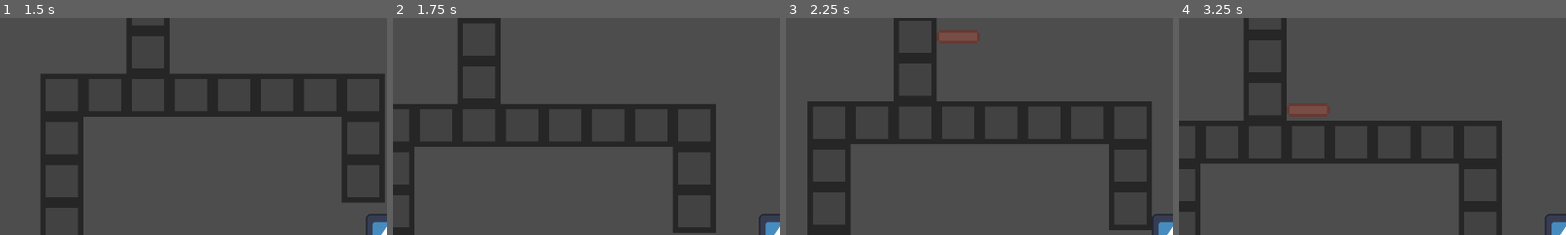
Above: before the commit, frames 1-4 (left to right).
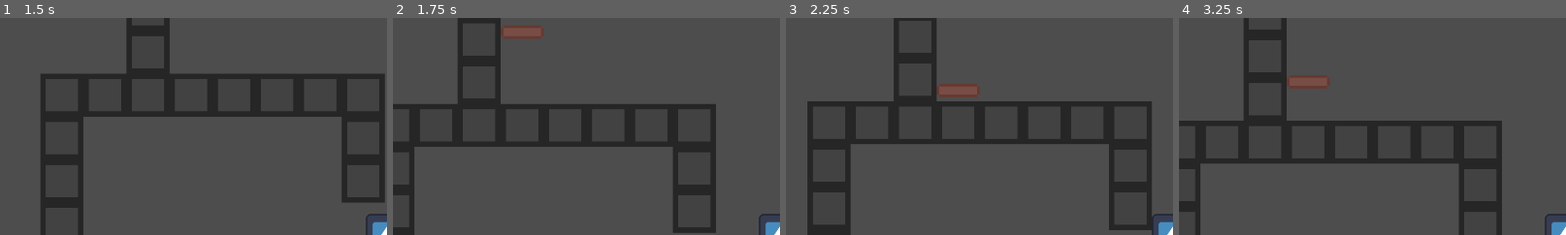
Above: after the commit, the same moments.

Repository: wespd/gmtkgamejam
Game: Godot game, scene res://scenes/game.tscn
The game is run twice, just before and just after one commit, with the same random seed, the same clock (stepped at 60 frames per second) and the same inputs. The engine's default icon, where the game draws it, is replaced by a stand-in: a white triangle on a blue panel in a dark square.
Inputs:
- Up to frame 1 (1.5 s): tap Enter at 0.5 s; hold Shift (dash) 0.53-1.28 s; hold D (move_right) from 0.53 s (still down); tap Space (jump) at 0.77, 0.8, 1.07, 1.35 s
- Up to frame 2 (1.75 s): keep holding D (move_right); tap Space (jump) at 1.52 s; tap Shift (dash) at 1.55 s
- Up to frame 3 (2.25 s): tap Space (jump) at 1.82 s; release D (move_right) at 2.03 s; hold A (move_left) from 2.03 s (still down); hold Shift (dash) from 2.03 s (still down)
- Up to frame 4 (3.25 s): tap Space (jump) at 2.3, 3.02 s; release A (move_left) at 2.78 s; release Shift (dash) at 2.78 s; hold D (move_right) from 2.78 s (still down); tap Shift (dash) at 2.85 s
The pictures show only the part of the screen within x 0-50%, y 0-50%; the shares and areas given below are measured in that part.

Frame 1 is identical in both runs. In frame 2, 0.6% of the frame differs, in the area x 27-39%, y 3-10%; in frame 3, 1.3%; in frame 4, 1.3%, in the area x 27-39%, y 26-46%.

Commit message:
Refactor moving platform and add player dash
Reworked moving platform logic to use script-based movement instead of AnimationPlayer, introducing a timer and improved state handling. Added dash mechanics to the player, including wind-up, state tracking, and velocity changes, with input and movement logic updated to support dashing.

Diff:
--- a/gmtk-2025/scenes/game.tscn
+++ b/gmtk-2025/scenes/game.tscn
@@ -51,7 +51,9 @@
 [node name="Node2D" type="Node2D" parent="."]
 position = Vector2(0, -8)
 
-[node name="Node2D2" type="Node2D" parent="."]
+[node name="moving_platform" parent="." instance=ExtResource("4_lbhrr")]
 position = Vector2(8, -99)
+total_frame_time = 120
 
-[node name="moving_platform" parent="Node2D2" instance=ExtResource("4_lbhrr")]
+[node name="Marker2D" type="Marker2D" parent="moving_platform"]
+position = Vector2(0, -37)
--- a/gmtk-2025/scenes/moving_platform.tscn
+++ b/gmtk-2025/scenes/moving_platform.tscn
@@ -1,5 +1,6 @@
-[gd_scene load_steps=7 format=3 uid="uid://4t5l424au60u"]
+[gd_scene load_steps=5 format=3 uid="uid://4t5l424au60u"]
 
+[ext_resource type="Script" uid="uid://ba6gsb4y6dis1" path="res://scripts/moving_platform.gd" id="1_1tdcd"]
 [ext_resource type="Texture2D" uid="uid://cmhkvdptthx0f" path="res://Sprites/Test_tilemap.png" id="2_mb26n"]
 
 [sub_resource type="RectangleShape2D" id="RectangleShape2D_afg43"]
@@ -9,43 +10,8 @@
 atlas = ExtResource("2_mb26n")
 region = Rect2(32, 27, 16, 5)
 
-[sub_resource type="Animation" id="Animation_ms375"]
-resource_name = "movement"
-length = 3.0
-loop_mode = 1
-tracks/0/type = "bezier"
-tracks/0/imported = false
-tracks/0/enabled = true
-tracks/0/path = NodePath(".:position:y")
-tracks/0/interp = 1
-tracks/0/loop_wrap = true
-tracks/0/keys = {
-"handle_modes": PackedInt32Array(0, 0, 0, 0, 0),
-"points": PackedFloat32Array(0, 0, 0, 1, -1.5, -32, -0.25, 0, 0.25, 0, -32, 0, 0, 1, -1.5, 0, -0.25, 0, 0, 0, 0, -0.25, 0, 0, 0),
-"times": PackedFloat32Array(0, 1, 1.5, 2.5, 3)
-}
-
-[sub_resource type="Animation" id="Animation_1tdcd"]
-length = 0.001
-tracks/0/type = "bezier"
-tracks/0/imported = false
-tracks/0/enabled = true
-tracks/0/path = NodePath(".:position:y")
-tracks/0/interp = 1
-tracks/0/loop_wrap = true
-tracks/0/keys = {
-"handle_modes": PackedInt32Array(0),
-"points": PackedFloat32Array(0, -0.25, 0, 0.25, 0),
-"times": PackedFloat32Array(0)
-}
-
-[sub_resource type="AnimationLibrary" id="AnimationLibrary_mb26n"]
-_data = {
-&"RESET": SubResource("Animation_1tdcd"),
-&"movement": SubResource("Animation_ms375")
-}
-
 [node name="moving_platform" type="AnimatableBody2D"]
+script = ExtResource("1_1tdcd")
 
 [node name="CollisionShape2D" type="CollisionShape2D" parent="."]
 shape = SubResource("RectangleShape2D_afg43")
@@ -53,8 +19,4 @@
 [node name="Sprite2D" type="Sprite2D" parent="."]
 texture = SubResource("AtlasTexture_pgg5x")
 
-[node name="AnimationPlayer" type="AnimationPlayer" parent="."]
-libraries = {
-&"": SubResource("AnimationLibrary_mb26n")
-}
-autoplay = "movement"
+[node name="Timer" type="Timer" parent="."]
--- a/gmtk-2025/scripts/moving_platform.gd
+++ b/gmtk-2025/scripts/moving_platform.gd
@@ -1,24 +1,45 @@
 extends AnimatableBody2D
 
-var pos1 : Marker2D
-var pos2 : Marker2D
+var target_position : Vector2
+var starting_position : Vector2
 
-@export var speed_up_frames : int = 10
 @export var total_frame_time : int = 90
 @export var cooldown_frame_time : int = 30
 
-var max_velocity : float
+@onready var timer = $Timer
+
 var distance : float
+var velocity : float
+
+var is_moving_up : bool = true
+var is_frozen : bool = false
+
 
 func _ready():
+	starting_position = global_position
+	timer.timeout.connect(unfreeze_movement)
 	for child in get_children():
 		if child is Marker2D:
-			if not pos1:
-				pos1 = child
-			else:
-				pos2 = child
+			target_position = child.global_position
 
-
+	distance =  target_position.y
+	velocity = distance / (float(total_frame_time) / 60)
 
 func _physics_process(delta):
-	pass
+	if is_frozen:
+		return
+	if is_moving_up and global_position.y <= target_position.y:
+		is_moving_up = false
+		print("starting to move down")
+		is_frozen = true
+		timer.start(cooldown_frame_time / 60)
+	elif not is_moving_up and global_position.y >= starting_position.y:
+		print("starting to move up")
+		is_moving_up = true
+		is_frozen = true
+		timer.start(cooldown_frame_time / 60)
+
+	global_position.y += velocity * delta * (1 if is_moving_up else -1)
+
+func unfreeze_movement():
+	is_frozen = false
--- a/gmtk-2025/scripts/player.gd
+++ b/gmtk-2025/scripts/player.gd
@@ -41,6 +41,7 @@
 
 var can_input : bool = true
 var can_move : bool = true
+var is_dashing : bool = false
 
 @onready var hurtbox = $Hurtbox
 @onready var wall_jump_cooldown_timer = $WallJumpCooldownTimer
@@ -61,6 +62,7 @@
 	handle_jump(delta)
 	handle_movement(delta)
 	handle_wall_jump()
+	handle_dash()
 	handle_friction(delta)
 	move_and_slide()
 
@@ -110,9 +112,12 @@
 	current_frame_data[FrameDataType.COYOTE_JUMP] += 1
 	current_frame_data[FrameDataType.COYOTE_WALL_JUMP] += 1
 	current_frame_data[FrameDataType.WALL_JUMP_LOCK] += 1
+	if Input.is_action_pressed("dash") and is_on_floor():
+		current_frame_data[FrameDataType.DASH_WIND_UP] += 1
+		print("charging dash! now at %s" %current_frame_data[FrameDataType.DASH_WIND_UP])
 
 func handle_inputs():
-	if not can_input or not can_move:
+	if not can_input or not can_move or is_dashing:
 		current_horizontal_movement = 0
 		return
 	current_horizontal_movement = Input.get_axis("move_left", "move_right")
@@ -128,7 +133,7 @@
 	if not can_move:
 		return
 
-	velocity.y += acceleration_due_to_gravity * delta * (1 if velocity.y < 0 else gravity_snap_multiplier)
+	velocity.y += acceleration_due_to_gravity * delta * (1 if velocity.y < 0 or is_dashing else gravity_snap_multiplier)
 
 	if not can_input:
 		return
@@ -146,7 +151,7 @@
 		velocity.x = max_speed * direction
 
 func handle_wall_jump():
-	if not can_input or not can_move:
+	if not can_input or not can_move or is_dashing:
 		return
 
 
@@ -171,10 +176,27 @@
 
 
 
+func handle_dash():
+	if not can_input or not can_move:
+		return
+	if not Input.is_action_pressed("dash"):
+		current_frame_data[FrameDataType.DASH_WIND_UP] = 0
+
+	if is_on_floor() or is_on_wall():
+		is_dashing = false
+
+	if current_frame_data[FrameDataType.DASH_WIND_UP] >= dash_wind_up_frames:
+		print("dashing")
+		is_dashing = true
+		current_frame_data[FrameDataType.DASH_WIND_UP] = 0
+		var time := (2 * sqrt(2 * DIMENSIONS.y / acceleration_due_to_gravity))
+		var distance := 6 * DIMENSIONS.x
+		velocity.x = 6 * DIMENSIONS.x / (time * 2)
+		velocity.y = (distance - 1/2 * acceleration_due_to_gravity * time * time)
 
 
 func handle_friction(delta : float):
-	if current_horizontal_movement != 0.0 or velocity.x == 0 or not can_input:
+	if current_horizontal_movement != 0.0 or velocity.x == 0 or not can_input or is_dashing:
 		return
 
 	var direction = velocity.abs().x / velocity.x
